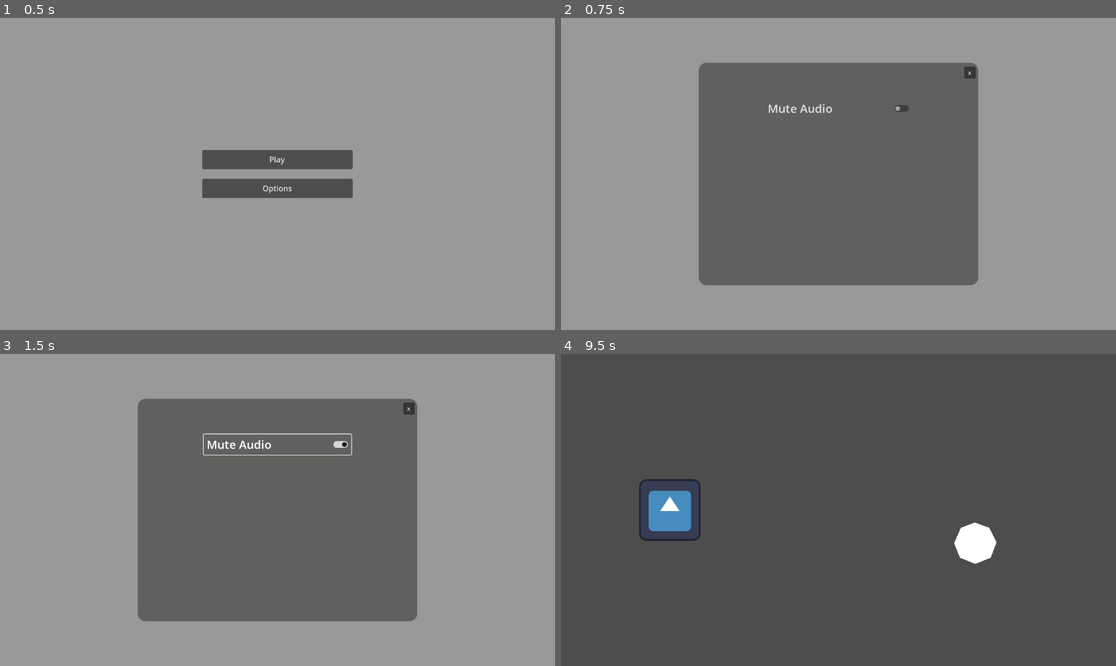
Above: before the commit, frames 1-4 (two rows, left to right).
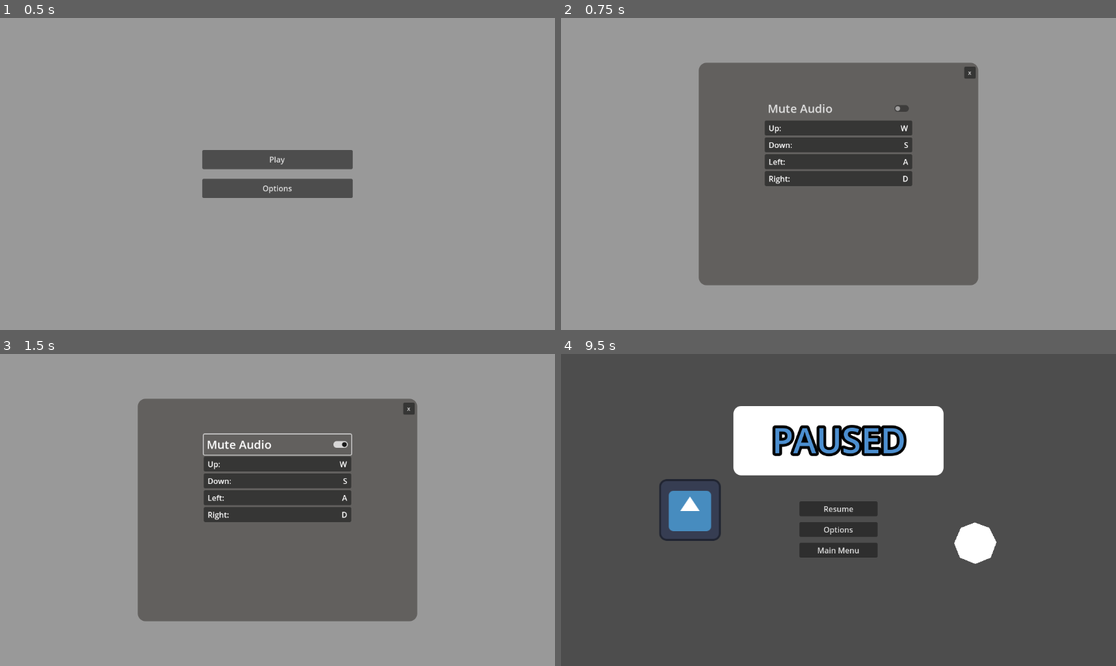
Above: after the commit, the same moments.

Repository: charliedavenport/base-game-jam-project
Game: Godot game, scene res://Main/main.tscn
Two runs of this game, one before a commit and one after it. Both use one fixed random seed, a clock stepped at 60 frames per second and the inputs below. The engine's default icon, where the game draws it, is replaced by a stand-in: a white triangle on a blue panel in a dark square.
Inputs (mouse positions are in pixels of both pictures, inside the frame that each line leads up to):
- Up to frame 1 (0.5 s): no input
- Up to frame 2 (0.75 s): click "Options" at 0.5 s
- Up to frame 3 (1.5 s): click "Mute Audio" at 1.25 s
- Up to frame 4 (9.5 s): click "x" at 2 s; click "Play" at 2.75 s; tap Enter at 3.5, 8.75 s; move the mouse to (960, 494) at 3.52 s; hold D (right) 3.53-4.25 s; click (960, 494) at 3.67 s; click "Main Menu" at 4.25 s; click "Play" at 5 s; tap Space at 5.75 s; move the mouse to (727, 525) at 5.77 s; hold S (down) 5.78-6.53 s; click (727, 525) at 5.92 s; move the mouse to (894, 441) at 6.52 s; hold D (right) 6.53-7.28 s; click (894, 441) at 6.67 s; move the mouse to (810, 572) at 7.27 s; hold W (up) 7.28-8 s; click (810, 572) at 7.42 s; click "Replay Level" at 8 s; move the mouse to (1005, 556) at 8.77 s; hold A (left) from 8.78 s (still down); click (1005, 556) at 8.92 s; tap Escape (pause) at 9.4 s

Frame 1 is identical in both runs. In frame 2, 5.0% of the frame differs, in the area x 36-64%, y 32-54%; in frame 3, 5.0%; in frame 4, 12%, in the area x 14-69%, y 16-66%.

Commit message:
rebind controls

Diff:
--- a/Autoload/Global.gd
+++ b/Autoload/Global.gd
@@ -1,3 +1,13 @@
 extends Node
 
+const mappable_inputs = [
+	"up",
+	"down",
+	"left",
+	"right"
+]
+
+@onready var is_muted := false
+
 signal toggle_mute()
+signal set_input_action_key(action_name : String, event : InputEventKey)
--- a/GUI/gui.tscn
+++ b/GUI/gui.tscn
@@ -1,8 +1,9 @@
-[gd_scene load_steps=5 format=3 uid="uid://bo32gngn4s1ww"]
+[gd_scene load_steps=6 format=3 uid="uid://bo32gngn4s1ww"]
 
 [ext_resource type="Script" path="res://GUI/gui.gd" id="1_vuoel"]
 [ext_resource type="Script" path="res://GUI/pause_menu.gd" id="2_7wxoc"]
 [ext_resource type="Script" path="res://GUI/victory_screen.gd" id="2_hh0m6"]
+[ext_resource type="PackedScene" uid="uid://b2g08umhm2j37" path="res://Main Menu/options_menu.tscn" id="3_l574g"]
 
 [sub_resource type="StyleBoxFlat" id="StyleBoxFlat_3y7jc"]
 bg_color = Color(1, 1, 1, 1)
@@ -21,7 +22,6 @@
 script = ExtResource("1_vuoel")
 
 [node name="PauseMenu" type="Control" parent="."]
-visible = false
 layout_mode = 1
 anchors_preset = 8
 anchor_left = 0.5
@@ -73,37 +73,43 @@
 vertical_alignment = 1
 uppercase = true
 
-[node name="MainMenuButton" type="Button" parent="PauseMenu"]
+[node name="VBoxContainer" type="VBoxContainer" parent="PauseMenu"]
 layout_mode = 1
 anchors_preset = 8
 anchor_left = 0.5
 anchor_top = 0.5
 anchor_right = 0.5
 anchor_bottom = 0.5
-offset_left = -185.0
+offset_left = -81.0
 offset_top = -18.0
-offset_right = -59.0
-offset_bottom = 28.0
+offset_right = 81.0
+offset_bottom = 195.0
 grow_horizontal = 2
 grow_vertical = 2
+theme_override_constants/separation = 12
+
+[node name="ResumeButton" type="Button" parent="PauseMenu/VBoxContainer"]
+layout_mode = 2
+text = "Resume"
+
+[node name="OptionsButton" type="Button" parent="PauseMenu/VBoxContainer"]
+layout_mode = 2
+text = "Options"
+
+[node name="MainMenuButton" type="Button" parent="PauseMenu/VBoxContainer"]
+layout_mode = 2
 text = "Main Menu"
 
-[node name="ResumeButton" type="Button" parent="PauseMenu"]
+[node name="OptionsMenu" parent="PauseMenu" instance=ExtResource("3_l574g")]
+visible = false
 layout_mode = 1
-anchors_preset = 8
-anchor_left = 0.5
-anchor_top = 0.5
-anchor_right = 0.5
-anchor_bottom = 0.5
-offset_left = 62.0
-offset_top = -18.0
-offset_right = 188.0
-offset_bottom = 28.0
-grow_horizontal = 2
-grow_vertical = 2
-text = "Resume"
+offset_left = 0.0
+offset_top = 0.0
+offset_right = 0.0
+offset_bottom = 0.0
 
 [node name="VictoryScreen" type="Control" parent="."]
+visible = false
 layout_mode = 1
 anchors_preset = 8
 anchor_left = 0.5
--- a/GUI/pause_menu.gd
+++ b/GUI/pause_menu.gd
@@ -1,4 +1,9 @@
 extends Control
 
-@onready var main_menu_btn := $MainMenuButton
-@onready var resume_btn := $ResumeButton
+@onready var main_menu_btn := $VBoxContainer/MainMenuButton
+@onready var resume_btn := $VBoxContainer/ResumeButton
+@onready var options_btn := $VBoxContainer/OptionsButton
+@onready var options_menu := $OptionsMenu
+
+func _ready() -> void:
+	options_btn.pressed.connect(options_menu.show)
--- /dev/null
+++ b/Main Menu/input_map_button.gd
@@ -0,0 +1,20 @@
+extends Button
+
+## must match the input name in project settings
+@export var input_event_name : String
+## name to show the player
+@export var input_display_name : String
+
+@onready var name_label : Label = $MarginContainer/HBoxContainer/NameLabel
+@onready var input_label : Label = $MarginContainer/HBoxContainer/InputLabel
+
+var key_label : String
+
+func _ready() -> void:
+	name_label.text = input_display_name + ":"
+	refresh_key_label()
+
+func refresh_key_label() -> void:
+	var action_event := InputMap.action_get_events(input_event_name)[0]
+	key_label = action_event.as_text_physical_keycode()
+	input_label.text = key_label
--- /dev/null
+++ b/Main Menu/input_map_button.tscn
@@ -0,0 +1,38 @@
+[gd_scene load_steps=2 format=3 uid="uid://bf82nf6ulcl7t"]
+
+[ext_resource type="Script" path="res://Main Menu/input_map_button.gd" id="1_7fyxm"]
+
+[node name="InputMapButton" type="Button"]
+offset_right = 296.0
+offset_bottom = 31.0
+text = " "
+alignment = 0
+script = ExtResource("1_7fyxm")
+
+[node name="MarginContainer" type="MarginContainer" parent="."]
+layout_mode = 1
+anchors_preset = 15
+anchor_right = 1.0
+anchor_bottom = 1.0
+grow_horizontal = 2
+grow_vertical = 2
+theme_override_constants/margin_left = 8
+theme_override_constants/margin_top = 4
+theme_override_constants/margin_right = 8
+theme_override_constants/margin_bottom = 4
+
+[node name="HBoxContainer" type="HBoxContainer" parent="MarginContainer"]
+layout_mode = 2
+
+[node name="NameLabel" type="Label" parent="MarginContainer/HBoxContainer"]
+layout_mode = 2
+text = "InputName:"
+
+[node name="Control" type="Control" parent="MarginContainer/HBoxContainer"]
+layout_mode = 2
+size_flags_horizontal = 3
+mouse_filter = 1
+
+[node name="InputLabel" type="Label" parent="MarginContainer/HBoxContainer"]
+layout_mode = 2
+text = "Key"
--- /dev/null
+++ b/Main Menu/listen_for_input_panel.gd
@@ -0,0 +1,12 @@
+extends Panel
+
+signal key_input_entered(input : InputEventKey)
+signal cancel_key_input()
+
+func _input(event : InputEvent) -> void:
+	if event.is_action_pressed("ui_cancel"):
+		get_viewport().set_input_as_handled()
+		cancel_key_input.emit()
+		return
+	elif event is InputEventKey and event.is_pressed():
+		key_input_entered.emit(event)
--- a/Main Menu/main_menu.tscn
+++ b/Main Menu/main_menu.tscn
@@ -1,16 +1,9 @@
-[gd_scene load_steps=5 format=3 uid="uid://dvh5wtwlh0xtn"]
+[gd_scene load_steps=4 format=3 uid="uid://dvh5wtwlh0xtn"]
 
 [ext_resource type="Script" path="res://Main Menu/main_menu.gd" id="1_esc8v"]
-[ext_resource type="Script" path="res://Main Menu/options_menu.gd" id="2_2x3rt"]
+[ext_resource type="PackedScene" uid="uid://b2g08umhm2j37" path="res://Main Menu/options_menu.tscn" id="2_tkx5i"]
 
 [sub_resource type="StyleBoxFlat" id="StyleBoxFlat_utqeu"]
-
-[sub_resource type="StyleBoxFlat" id="StyleBoxFlat_r27vb"]
-bg_color = Color(0.384314, 0.376471, 0.368627, 1)
-corner_radius_top_left = 16
-corner_radius_top_right = 16
-corner_radius_bottom_right = 16
-corner_radius_bottom_left = 16
 
 [node name="MainMenu" type="Control"]
 layout_mode = 3
@@ -55,57 +48,6 @@
 layout_mode = 2
 text = "Options"
 
-[node name="OptionsMenu" type="Control" parent="."]
+[node name="OptionsMenu" parent="." instance=ExtResource("2_tkx5i")]
 visible = false
 layout_mode = 1
-anchors_preset = 15
-anchor_right = 1.0
-anchor_bottom = 1.0
-offset_left = 286.0
-offset_top = 93.0
-offset_right = -286.0
-offset_bottom = -93.0
-grow_horizontal = 2
-grow_vertical = 2
-script = ExtResource("2_2x3rt")
-
-[node name="Panel2" type="Panel" parent="OptionsMenu"]
-layout_mode = 1
-anchors_preset = 15
-anchor_right = 1.0
-anchor_bottom = 1.0
-grow_horizontal = 2
-grow_vertical = 2
-theme_override_styles/panel = SubResource("StyleBoxFlat_r27vb")
-
-[node name="VBoxContainer" type="VBoxContainer" parent="OptionsMenu"]
-layout_mode = 1
-anchors_preset = 8
-anchor_left = 0.5
-anchor_top = 0.5
-anchor_right = 0.5
-anchor_bottom = 0.5
-offset_left = -153.0
-offset_top = -157.0
-offset_right = 153.0
-offset_bottom = 197.0
-grow_horizontal = 2
-grow_vertical = 2
-
-[node name="MuteToggle" type="CheckButton" parent="OptionsMenu/VBoxContainer"]
-layout_mode = 2
-theme_override_font_sizes/font_size = 24
-text = "Mute Audio"
-
-[node name="XButton" type="Button" parent="OptionsMenu"]
-layout_mode = 1
-anchors_preset = 1
-anchor_left = 1.0
-anchor_right = 1.0
-offset_left = -29.0
-offset_top = 8.0
-offset_right = -5.0
-offset_bottom = 33.0
-grow_horizontal = 0
-theme_override_font_sizes/font_size = 12
-text = "x"
--- a/Main Menu/options_menu.gd
+++ b/Main Menu/options_menu.gd
@@ -1,8 +1,49 @@
 extends Control
+
+const InputMapButton = preload("res://Main Menu/input_map_button.gd")
 
 @onready var x_btn := $XButton
 @onready var mute_toggle := $VBoxContainer/MuteToggle
+@onready var listen_for_input_panel := $ListenForInputPanel
+
+var listening_for_action_name : String
 
 func _ready() -> void:
+	listen_for_input_panel.set_process_input(false)
+	listen_for_input_panel.hide()
+	listen_for_input_panel.key_input_entered.connect(on_key_input_entered)
+	listen_for_input_panel.cancel_key_input.connect(on_key_input_cancel)
 	x_btn.pressed.connect(hide)
 	mute_toggle.pressed.connect(Global.toggle_mute.emit)
+	visibility_changed.connect(on_visibility_changed)
+	for child in $VBoxContainer.get_children():
+		if child is InputMapButton:
+			child.pressed.connect(on_input_map_btn_pressed.bind(child.input_event_name))
+
+func _input(event : InputEvent) -> void:
+	if event.is_action_pressed("ui_cancel"):
+		hide()
+
+func on_visibility_changed() -> void:
+	if visible:
+		mute_toggle.button_pressed = Global.is_muted
+	for child in $VBoxContainer.get_children():
+		if child is InputMapButton:
+			child.refresh_key_label()
+
+func on_input_map_btn_pressed(event_name : String) -> void:
+	listen_for_input_panel.show()
+	listen_for_input_panel.set_process_input(true)
+	listening_for_action_name = event_name
+
+func on_key_input_entered(event : InputEventKey) -> void:
+	listen_for_input_panel.hide()
+	listen_for_input_panel.set_process_input(false)
+	Global.set_input_action_key.emit(listening_for_action_name, event)
+	for child in $VBoxContainer.get_children():
+		if child is InputMapButton:
+			child.refresh_key_label()
+
+func on_key_input_cancel() -> void:
+	listen_for_input_panel.hide()
+	listen_for_input_panel.set_process_input(false)
--- /dev/null
+++ b/Main Menu/options_menu.tscn
@@ -0,0 +1,148 @@
+[gd_scene load_steps=7 format=3 uid="uid://b2g08umhm2j37"]
+
+[ext_resource type="Script" path="res://Main Menu/options_menu.gd" id="1_jhsw5"]
+[ext_resource type="PackedScene" uid="uid://bf82nf6ulcl7t" path="res://Main Menu/input_map_button.tscn" id="2_7q6s3"]
+[ext_resource type="Script" path="res://Main Menu/listen_for_input_panel.gd" id="3_ld16u"]
+
+[sub_resource type="StyleBoxFlat" id="StyleBoxFlat_r27vb"]
+bg_color = Color(0.384314, 0.376471, 0.368627, 1)
+corner_radius_top_left = 16
+corner_radius_top_right = 16
+corner_radius_bottom_right = 16
+corner_radius_bottom_left = 16
+
+[sub_resource type="StyleBoxFlat" id="StyleBoxFlat_3rut6"]
+resource_local_to_scene = true
+bg_color = Color(0.17, 0.17, 0.1666, 0)
+corner_radius_top_left = 8
+corner_radius_top_right = 8
+corner_radius_bottom_right = 8
+corner_radius_bottom_left = 8
+
+[sub_resource type="StyleBoxFlat" id="StyleBoxFlat_c0mrq"]
+resource_local_to_scene = true
+bg_color = Color(0.17, 0.17, 0.1666, 1)
+corner_radius_top_left = 8
+corner_radius_top_right = 8
+corner_radius_bottom_right = 8
+corner_radius_bottom_left = 8
+
+[node name="OptionsMenu" type="Control"]
+layout_mode = 3
+anchors_preset = 15
+anchor_right = 1.0
+anchor_bottom = 1.0
+offset_left = 286.0
+offset_top = 93.0
+offset_right = -286.0
+offset_bottom = -93.0
+grow_horizontal = 2
+grow_vertical = 2
+script = ExtResource("1_jhsw5")
+
+[node name="Panel2" type="Panel" parent="."]
+layout_mode = 1
+anchors_preset = 15
+anchor_right = 1.0
+anchor_bottom = 1.0
+grow_horizontal = 2
+grow_vertical = 2
+theme_override_styles/panel = SubResource("StyleBoxFlat_r27vb")
+
+[node name="VBoxContainer" type="VBoxContainer" parent="."]
+layout_mode = 1
+anchors_preset = 8
+anchor_left = 0.5
+anchor_top = 0.5
+anchor_right = 0.5
+anchor_bottom = 0.5
+offset_left = -153.0
+offset_top = -157.0
+offset_right = 153.0
+offset_bottom = 197.0
+grow_horizontal = 2
+grow_vertical = 2
+
+[node name="MuteToggle" type="CheckButton" parent="VBoxContainer"]
+layout_mode = 2
+theme_override_font_sizes/font_size = 24
+text = "Mute Audio"
+
+[node name="InputMapButton" parent="VBoxContainer" instance=ExtResource("2_7q6s3")]
+layout_mode = 2
+text = "  "
+input_event_name = "up"
+input_display_name = "Up"
+
+[node name="InputMapButton2" parent="VBoxContainer" instance=ExtResource("2_7q6s3")]
+layout_mode = 2
+text = "  "
+input_event_name = "down"
+input_display_name = "Down"
+
+[node name="InputMapButton3" parent="VBoxContainer" instance=ExtResource("2_7q6s3")]
+layout_mode = 2
+text = "  "
+input_event_name = "left"
+input_display_name = "Left"
+
+[node name="InputMapButton4" parent="VBoxContainer" instance=ExtResource("2_7q6s3")]
+layout_mode = 2
+text = "  "
+input_event_name = "right"
+input_display_name = "Right"
+
+[node name="XButton" type="Button" parent="."]
+layout_mode = 1
+anchors_preset = 1
+anchor_left = 1.0
+anchor_right = 1.0
+offset_left = -29.0
+offset_top = 8.0
+offset_right = -5.0
+offset_bottom = 33.0
+grow_horizontal = 0
+theme_override_font_sizes/font_size = 12
+text = "x"
+
+[node name="ListenForInputPanel" type="Panel" parent="."]
+layout_mode = 1
+anchors_preset = 15
+anchor_right = 1.0
+anchor_bottom = 1.0
+grow_horizontal = 2
+grow_vertical = 2
+theme_override_styles/panel = SubResource("StyleBoxFlat_3rut6")
+script = ExtResource("3_ld16u")
+
+[node name="Panel" type="Panel" parent="ListenForInputPanel"]
+layout_mode = 1
+anchors_preset = 8
+anchor_left = 0.5
+anchor_top = 0.5
+anchor_right = 0.5
+anchor_bottom = 0.5
+offset_left = -190.0
+offset_top = -30.0
+offset_right = 190.0
+offset_bottom = 30.0
+grow_horizontal = 2
+grow_vertical = 2
+theme_override_styles/panel = SubResource("StyleBoxFlat_c0mrq")
+
+[node name="Label" type="Label" parent="ListenForInputPanel"]
+layout_mode = 1
+anchors_preset = 8
+anchor_left = 0.5
+anchor_top = 0.5
+anchor_right = 0.5
+anchor_bottom = 0.5
+offset_left = -85.0
+offset_top = -20.0
+offset_right = 85.0
+offset_bottom = 21.0
+grow_horizontal = 2
+grow_vertical = 2
+text = "Listening for input... (Esc to cancel)"
+horizontal_alignment = 1
+vertical_alignment = 1
--- a/Main/main.gd
+++ b/Main/main.gd
@@ -30,14 +30,18 @@
 var player : Player
 var curr_level : Level
 
-@onready var curr_level_ind : int = 0
+@onready var is_muted := false
+@onready var curr_level_ind := 0
 
 func _ready() -> void:
 	main_menu.play_pressed.connect(on_menu_play_pressed)
 	gui.main_menu_pressed.connect(open_main_menu)
-	gui.replay_pressed.connect(reset_level)
+	gui.replay_pressed.connect(start_game)
 	gui.resume_pressed.connect(resume)
+	Global.toggle_mute.connect(toggle_mute)
+	Global.set_input_action_key.connect(on_set_input_action_key)
 	open_main_menu()
+
 
 func open_main_menu() -> void:
 	curr_state = GameState.MainMenu
@@ -45,19 +49,23 @@
 	main_menu.reset()
 	main_menu.show()
 
+
 func _input(event : InputEvent) -> void:
 	if event.is_action_pressed("pause") and curr_state == GameState.Playing:
 		toggle_pause()
 
+
 func on_menu_play_pressed() -> void:
 	main_menu.hide()
 	start_game()
+
 
 func start_game() -> void:
 	print("starting game")
 	load_level(0)
 	curr_state = GameState.Playing
 	resume()
+
 
 func load_level(level_ind: int) -> void:
 	if level_ind not in range(len(level_scenes)):
@@ -75,6 +83,7 @@
 	gui.reset()
 	gui.show()
 
+
 func spawn_player(location: Vector2 = Vector2.ZERO) -> void:
 	if player:
 		player.queue_free()
@@ -83,13 +92,12 @@
 	add_child(player)
 	player.global_position = location
 
+
 func on_objective_taken() -> void:
 	curr_level.objective.queue_free()
 	gui.victory_screen.show()
 	curr_state = GameState.Victory
 
-func reset_level() -> void:
-	load_level(curr_level_ind)
 
 func toggle_pause() -> void:
 	if get_tree().paused:
@@ -97,19 +105,24 @@
 	else:
 		pause()
 
+
 func resume() -> void:
 	if not get_tree().paused:
 		return
-	print("resuming")
 	get_tree().paused = false
 	gui.pause_menu.hide()
 
 func pause() -> void:
 	if get_tree().paused:
 		return
-	print("pausing")
 	get_tree().paused = true
 	gui.pause_menu.show()
 
-func mute() -> void:
-	pass
+func toggle_mute() -> void:
+	Global.is_muted = not Global.is_muted
+
+
+func on_set_input_action_key(action_name : String, event : InputEventKey) -> void:
+	#print("setting action %s to input event %s" % [action_name, event])
+	InputMap.action_erase_events(action_name)
+	InputMap.action_add_event(action_name, event)
--- a/project.godot
+++ b/project.godot
@@ -28,25 +28,21 @@
 up={
 "deadzone": 0.5,
 "events": [Object(InputEventKey,"resource_local_to_scene":false,"resource_name":"","device":-1,"window_id":0,"alt_press …(192 unchanged characters)…
-, Object(InputEventKey,"resource_local_to_scene":false,"resource_name":"","device":-1,"window_id":0,"alt_pressed":false,"shift_pressed":false,"ctrl_pressed":false,"meta_pressed":false,"pressed":false,"keycode":0,"physical_keycode":4194320,"key_label":0,"unicode":0,"location":0,"echo":false,"script":null)
 ]
 }
 down={
 "deadzone": 0.5,
 "events": [Object(InputEventKey,"resource_local_to_scene":false,"resource_name":"","device":-1,"window_id":0,"alt_press …(192 unchanged characters)…
-, Object(InputEventKey,"resource_local_to_scene":false,"resource_name":"","device":-1,"window_id":0,"alt_pressed":false,"shift_pressed":false,"ctrl_pressed":false,"meta_pressed":false,"pressed":false,"keycode":0,"physical_keycode":4194322,"key_label":0,"unicode":0,"location":0,"echo":false,"script":null)
 ]
 }
 left={
 "deadzone": 0.5,
 "events": [Object(InputEventKey,"resource_local_to_scene":false,"resource_name":"","device":-1,"window_id":0,"alt_press …(191 unchanged characters)…
-, Object(InputEventKey,"resource_local_to_scene":false,"resource_name":"","device":-1,"window_id":0,"alt_pressed":false,"shift_pressed":false,"ctrl_pressed":false,"meta_pressed":false,"pressed":false,"keycode":0,"physical_keycode":4194319,"key_label":0,"unicode":0,"location":0,"echo":false,"script":null)
 ]
 }
 right={
 "deadzone": 0.5,
 "events": [Object(InputEventKey,"resource_local_to_scene":false,"resource_name":"","device":-1,"window_id":0,"alt_press …(192 unchanged characters)…
-, Object(InputEventKey,"resource_local_to_scene":false,"resource_name":"","device":-1,"window_id":0,"alt_pressed":false,"shift_pressed":false,"ctrl_pressed":false,"meta_pressed":false,"pressed":false,"keycode":0,"physical_keycode":4194321,"key_label":0,"unicode":0,"location":0,"echo":false,"script":null)
 ]
 }
 pause={
